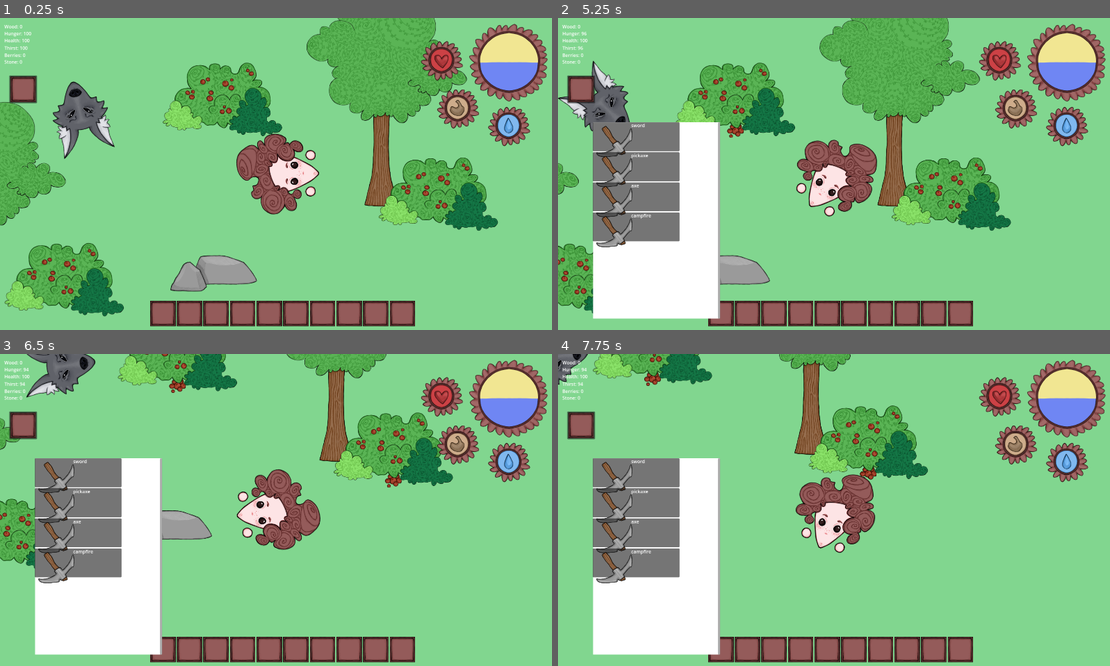
Above: before the commit, frames 1-4 (two rows, left to right).
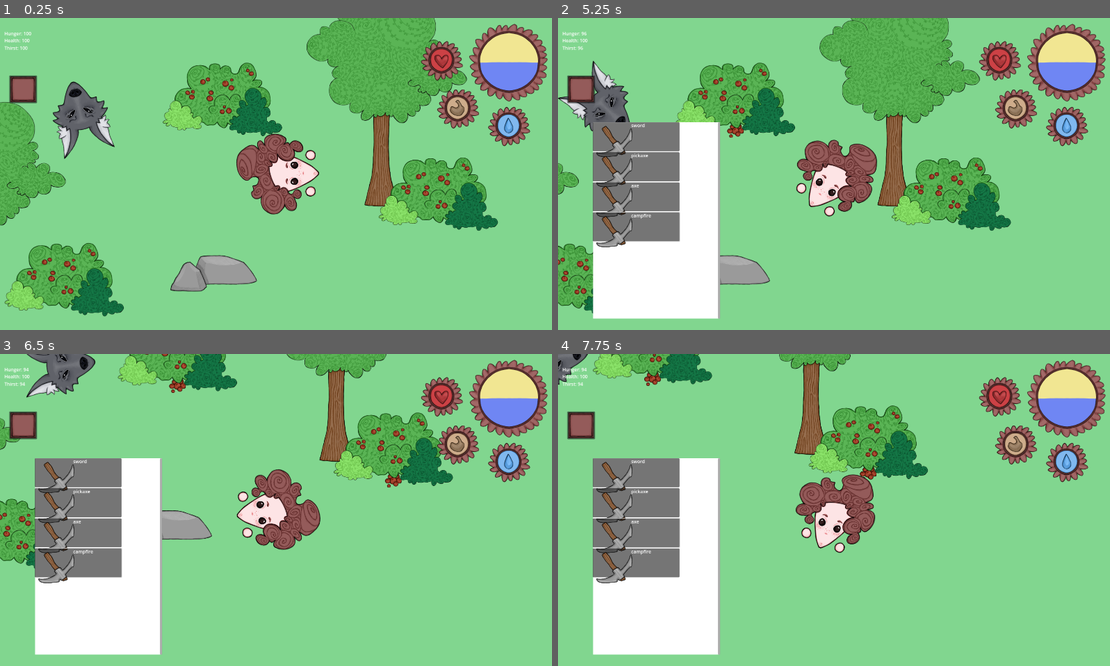
Above: after the commit, the same moments.

Repository: 7riciu/survival-game
Game: Godot game, scene res://scenes/game.tscn
The game is run twice, just before and just after one commit, with the same random seed, the same clock (stepped at 60 frames per second) and the same inputs.
Inputs (mouse positions are in pixels of both pictures, inside the frame that each line leads up to):
- Up to frame 1 (0.25 s): no input
- Up to frame 2 (5.25 s): click (580, 89) at 0.5 s; click "sword" at 1.25 s; click "pickaxe" at 2 s; click "axe" at 2.75 s; click "campfire" at 3.5 s; tap Enter at 4.25 s; move the mouse to (955, 158) at 4.27 s; hold Right (right) 4.28-5 s; tap E (e) at 4.35 s; tap 1 (slot 1, bound only after the commit) at 4.55 s; click (723, 314) at 5.02 s
- Up to frame 3 (6.5 s): move the mouse to (165, 525) at 5.77 s; hold Down (down) from 5.78 s (still down); tap 1 (slot 1, bound only after the commit) at 5.85 s; tap E (e) at 6.05 s
- Up to frame 4 (7.75 s): move the mouse to (889, 441) at 6.52 s; release Down (down) at 6.53 s; hold Right (right) 6.53-7.28 s; click (889, 441) at 6.6 s; tap 1 (slot 1, bound only after the commit) at 6.8 s; move the mouse to (806, 572) at 7.27 s; hold Up (up) from 7.28 s (still down); tap E (e) at 7.35 s

The runs differ from the first frame. In frame 1, 3.9% of the frame differs, in the area x 0-76%, y 2-99%; in frame 2, 3.8%; in frame 3, 3.8%; in frame 4, 3.8%.
Error after the commit: Parse Error: Expected resource path after "(". (res://scripts/inventory.gd:51)

Commit message:
Tools are also added to the inventory slots :)

Diff:
--- /dev/null
+++ b/items/axe.tres
@@ -0,0 +1,10 @@
+[gd_resource type="Resource" script_class="ItemData" load_steps=3 format=3 uid="uid://b6sit7ecnj3gy"]
+
+[ext_resource type="Texture2D" uid="uid://d1ejn2c17mv4r" path="res://assets/pickaxe.png" id="1_vijfb"]
+[ext_resource type="Script" uid="uid://bof21d5yvrto7" path="res://items/items_data.gd" id="2_o1dmp"]
+
+[resource]
+script = ExtResource("2_o1dmp")
+id = "axe"
+display_name = "axe"
+icon = ExtResource("1_vijfb")
--- /dev/null
+++ b/items/pickaxe.tres
@@ -0,0 +1,10 @@
+[gd_resource type="Resource" script_class="ItemData" load_steps=3 format=3 uid="uid://dw8t85ratw6w3"]
+
+[ext_resource type="Texture2D" uid="uid://d1ejn2c17mv4r" path="res://assets/pickaxe.png" id="1_ixunl"]
+[ext_resource type="Script" uid="uid://bof21d5yvrto7" path="res://items/items_data.gd" id="2_0tumq"]
+
+[resource]
+script = ExtResource("2_0tumq")
+id = "pickaxe"
+display_name = "pickaxe"
+icon = ExtResource("1_ixunl")
--- /dev/null
+++ b/items/sword.tres
@@ -0,0 +1,10 @@
+[gd_resource type="Resource" script_class="ItemData" load_steps=3 format=3 uid="uid://623jwm14c7mh"]
+
+[ext_resource type="Texture2D" uid="uid://d1ejn2c17mv4r" path="res://assets/pickaxe.png" id="1_bikib"]
+[ext_resource type="Script" uid="uid://bof21d5yvrto7" path="res://items/items_data.gd" id="2_s2bgj"]
+
+[resource]
+script = ExtResource("2_s2bgj")
+id = "sword"
+display_name = "sword"
+icon = ExtResource("1_bikib")
--- a/project.godot
+++ b/project.godot
@@ -66,6 +66,56 @@
 "events": [Object(InputEventKey,"resource_local_to_scene":false,"resource_name":"","device":-1,"window_id":0,"alt_press …(192 unchanged characters)…
 ]
 }
+"slot 1"={
+"deadzone": 0.2,
+"events": [Object(InputEventKey,"resource_local_to_scene":false,"resource_name":"","device":-1,"window_id":0,"alt_pressed":false,"shift_pressed":false,"ctrl_pressed":false,"meta_pressed":false,"pressed":false,"keycode":0,"physical_keycode":49,"key_label":0,"unicode":49,"location":0,"echo":false,"script":null)
+]
+}
+"slot 2"={
+"deadzone": 0.2,
+"events": [Object(InputEventKey,"resource_local_to_scene":false,"resource_name":"","device":-1,"window_id":0,"alt_pressed":false,"shift_pressed":false,"ctrl_pressed":false,"meta_pressed":false,"pressed":false,"keycode":0,"physical_keycode":50,"key_label":0,"unicode":50,"location":0,"echo":false,"script":null)
+]
+}
+"slot 3"={
+"deadzone": 0.2,
+"events": [Object(InputEventKey,"resource_local_to_scene":false,"resource_name":"","device":-1,"window_id":0,"alt_pressed":false,"shift_pressed":false,"ctrl_pressed":false,"meta_pressed":false,"pressed":false,"keycode":0,"physical_keycode":51,"key_label":0,"unicode":51,"location":0,"echo":false,"script":null)
+]
+}
+"slot 4"={
+"deadzone": 0.2,
+"events": [Object(InputEventKey,"resource_local_to_scene":false,"resource_name":"","device":-1,"window_id":0,"alt_pressed":false,"shift_pressed":false,"ctrl_pressed":false,"meta_pressed":false,"pressed":false,"keycode":0,"physical_keycode":52,"key_label":0,"unicode":52,"location":0,"echo":false,"script":null)
+]
+}
+"slot 5"={
+"deadzone": 0.2,
+"events": [Object(InputEventKey,"resource_local_to_scene":false,"resource_name":"","device":-1,"window_id":0,"alt_pressed":false,"shift_pressed":false,"ctrl_pressed":false,"meta_pressed":false,"pressed":false,"keycode":0,"physical_keycode":53,"key_label":0,"unicode":53,"location":0,"echo":false,"script":null)
+]
+}
+"slot 6"={
+"deadzone": 0.2,
+"events": [Object(InputEventKey,"resource_local_to_scene":false,"resource_name":"","device":-1,"window_id":0,"alt_pressed":false,"shift_pressed":false,"ctrl_pressed":false,"meta_pressed":false,"pressed":false,"keycode":0,"physical_keycode":54,"key_label":0,"unicode":54,"location":0,"echo":false,"script":null)
+]
+}
+"slot 7"={
+"deadzone": 0.2,
+"events": [Object(InputEventKey,"resource_local_to_scene":false,"resource_name":"","device":-1,"window_id":0,"alt_pressed":false,"shift_pressed":false,"ctrl_pressed":false,"meta_pressed":false,"pressed":false,"keycode":0,"physical_keycode":55,"key_label":0,"unicode":55,"location":0,"echo":false,"script":null)
+]
+}
+"slot 8"={
+"deadzone": 0.2,
+"events": [Object(InputEventKey,"resource_local_to_scene":false,"resource_name":"","device":-1,"window_id":0,"alt_pressed":false,"shift_pressed":false,"ctrl_pressed":false,"meta_pressed":false,"pressed":false,"keycode":0,"physical_keycode":56,"key_label":0,"unicode":56,"location":0,"echo":false,"script":null)
+]
+}
+"slot 9"={
+"deadzone": 0.2,
+"events": [Object(InputEventKey,"resource_local_to_scene":false,"resource_name":"","device":-1,"window_id":0,"alt_pressed":false,"shift_pressed":false,"ctrl_pressed":false,"meta_pressed":false,"pressed":false,"keycode":0,"physical_keycode":57,"key_label":0,"unicode":57,"location":0,"echo":false,"script":null)
+]
+}
+"slot 10"={
+"deadzone": 0.2,
+"events": [Object(InputEventKey,"resource_local_to_scene":false,"resource_name":"","device":-1,"window_id":0,"alt_pressed":false,"shift_pressed":false,"ctrl_pressed":false,"meta_pressed":false,"pressed":false,"keycode":0,"physical_keycode":48,"key_label":0,"unicode":48,"location":0,"echo":false,"script":null)
+]
+}
 
 [rendering]
 
--- a/scenes/ui.tscn
+++ b/scenes/ui.tscn
@@ -1,11 +1,8 @@
-[gd_scene load_steps=20 format=3 uid="uid://ddckudl6jhlc2"]
+[gd_scene load_steps=14 format=3 uid="uid://ddckudl6jhlc2"]
 
 [ext_resource type="Script" uid="uid://gwybqpokg854" path="res://scripts/health_ui.gd" id="2_x4jx1"]
 [ext_resource type="Script" uid="uid://d3degbt5mne77" path="res://scripts/hunger_ui.gd" id="3_yev5y"]
 [ext_resource type="Script" uid="uid://bu4p6m0k68h5m" path="res://scripts/thirst_ui.gd" id="4_gdt2y"]
-[ext_resource type="Script" uid="uid://bxm30oci8mlcx" path="res://scripts/axe.gd" id="7_p7vwb"]
-[ext_resource type="Script" uid="uid://cxf6rismvej6m" path="res://scripts/pickaxe.gd" id="8_ktti3"]
-[ext_resource type="Script" uid="uid://csjqh0nu6koci" path="res://scripts/sword.gd" id="9_cgfq5"]
 [ext_resource type="PackedScene" uid="uid://cg8nq1md32ss0" path="res://scenes/inventory.tscn" id="10_7dvkv"]
 [ext_resource type="Texture2D" uid="uid://ld4b1xhx5eij" path="res://assets/timer.png" id="11_qsv74"]
 [ext_resource type="Texture2D" uid="uid://23i7cskrgvnl" path="res://assets/bar background.png" id="12_8k7j3"]
@@ -17,60 +14,7 @@
 [ext_resource type="Texture2D" uid="uid://bere6hsd7d6mr" path="res://assets/thirst bar.png" id="17_ycmcx"]
 [ext_resource type="PackedScene" uid="uid://b0u27jjfpiqce" path="res://scenes/crafting_button.tscn" id="19_jkdwc"]
 
-[sub_resource type="GDScript" id="GDScript_f7tlh"]
-script/source = "extends Label
-
-var amount = 0
-
-func stone_count():
-	amount += 2
-	self.text = \"Stone: \" + str(amount)
-"
-
-[sub_resource type="GDScript" id="GDScript_cof4p"]
-script/source = "extends Label
-
-var amount = 0
-
-func tree_wood_count():
-	amount += 10
-	self.text = \"Wood: \" + str(amount)
-"
-
-[sub_resource type="GDScript" id="GDScript_8k7j3"]
-script/source = "extends Label
-
-var amount = 0
-
-func berry_collect():
-	amount += 1
-	self.text = \"Berries: \" + str(amount)
-
-func berry_eat():
-	amount -= 1
-	self.text = \"Berries: \" + str(amount)
-"
-
 [node name="UI" type="CanvasLayer"]
-
-[node name="stone count" type="Label" parent="." groups=["stone_ui"]]
-offset_left = 15.0
-offset_top = 140.0
-offset_right = 111.0
-offset_bottom = 163.0
-text = "Stone: 0"
-script = SubResource("GDScript_f7tlh")
-
-[node name="wood count" type="Label" parent="." groups=["wood_ui"]]
-anchors_preset = -1
-anchor_right = 0.055000003
-anchor_bottom = 0.035
-offset_left = 15.0
-offset_top = 18.0
-offset_right = 6.6399994
-offset_bottom = 18.32
-text = "Wood: 0"
-script = SubResource("GDScript_cof4p")
 
 [node name="health" type="Label" parent="." groups=["health_ui"]]
 offset_left = 15.0
@@ -95,39 +39,6 @@
 offset_bottom = 115.0
 text = "Thirst: 100"
 script = ExtResource("4_gdt2y")
-
-[node name="berry" type="Label" parent="." groups=["berry_ui"]]
-offset_left = 15.0
-offset_top = 117.0
-offset_right = 109.0
-offset_bottom = 140.0
-text = "Berries: 0"
-script = SubResource("GDScript_8k7j3")
-
-[node name="axe" type="Button" parent="."]
-offset_left = 652.0
-offset_top = 16.0
-offset_right = 691.0
-offset_bottom = 51.0
-text = "axe"
-expand_icon = true
-script = ExtResource("7_p7vwb")
-
-[node name="pickaxe" type="Button" parent="."]
-offset_left = 710.0
-offset_top = 18.0
-offset_right = 777.0
-offset_bottom = 49.0
-text = "pickaxe"
-script = ExtResource("8_ktti3")
-
-[node name="sword" type="Button" parent="."]
-offset_left = 575.0
-offset_top = 22.0
-offset_right = 631.0
-offset_bottom = 53.0
-text = "sword"
-script = ExtResource("9_cgfq5")
 
 [node name="Inventory" parent="." instance=ExtResource("10_7dvkv")]
 anchors_preset = 15
@@ -212,7 +123,3 @@
 offset_top = 199.0
 offset_right = 32.0
 offset_bottom = 199.0
-
-[connection signal="pressed" from="axe" to="axe" method="_on_pressed"]
-[connection signal="pressed" from="pickaxe" to="pickaxe" method="_on_pressed"]
-[connection signal="pressed" from="sword" to="sword" method="_on_pressed"]
--- a/scripts/axe.gd
+++ /dev/null
@@ -1,28 +0,0 @@
-extends Button
-
-@onready var inventory = get_tree().get_first_node_in_group("inventory")
-@onready var player = get_tree().get_first_node_in_group("player")
-
-@export var wood_item: ItemData = preload("res://items/wood.tres")
-@export var stone_item: ItemData = preload("res://items/stone.tres")
-var stone_amount
-var wood_amount
-
-func _ready() -> void:
-	self.visible = false
-
-func _process(_delta: float) -> void:
-	stone_amount = inventory_data.items.get(stone_item, 0)
-	wood_amount = inventory_data.items.get(wood_item, 0)
-
-	if stone_amount >= 10 and wood_amount >= 10:
-		self.visible = true
-	else:
-		self.visible = false
-
-func _on_pressed() -> void:
-	if stone_amount >= 10 and wood_amount >= 10:
-		inventory_data.remove(stone_item, 10)
-		inventory_data.remove(wood_item, 10)
-		player.axe_power = 20
-		print("bought")
--- a/scripts/crafting_item.gd
+++ b/scripts/crafting_item.gd
@@ -33,21 +33,27 @@
 			craft_campfire()
 
 func craft_sword():
+	var item = preload("res://items/sword.tres")
 	if stone_amount >= 10 and wood_amount >= 10:
 		inventory_data.remove(stone_item, 10)
 		inventory_data.remove(wood_item, 10)
+		inventory_data.add(item, 1)
 		player.sword_power = 20
 
 func craft_pickaxe():
+	var item = preload("res://items/pickaxe.tres")
 	if stone_amount >= 10 and wood_amount >= 10:
 		inventory_data.remove(stone_item, 10)
 		inventory_data.remove(wood_item, 10)
+		inventory_data.add(item, 1)
 		player.pickaxe_power = 20
 
 func craft_axe():
+	var item = preload("res://items/axe.tres")
 	if stone_amount >= 10 and wood_amount >= 10:
 		inventory_data.remove(stone_item, 10)
 		inventory_data.remove(wood_item, 10)
+		inventory_data.add(item, 1)
 		player.axe_power = 20
 
 func craft_campfire():
--- a/scripts/inventory.gd
+++ b/scripts/inventory.gd
@@ -20,6 +20,10 @@
 
 	refresh()
 
+func _process(_delta: float) -> void:
+	if Input.is_action_just_pressed("slot 1"):
+		select(slots[0].item)
+
 func refresh():
 	var inv_item_scene = preload("res://scenes/inventory_item.tscn")
 
@@ -40,3 +44,8 @@
 		slots[index].item = inv_item
 		slots[index].add_child(inv_item)
 		index += 1
+		print(slots[0].item.item_name)
+
+func select(itm):
+	if itm.is_holdable:
+		var holdable_item_scene = preload()
--- a/scripts/pickaxe.gd
+++ /dev/null
@@ -1,28 +0,0 @@
-extends Button
-
-@onready var inventory = get_tree().get_first_node_in_group("inventory")
-@onready var player = get_tree().get_first_node_in_group("player")
-
-@export var wood_item: ItemData = preload("res://items/wood.tres")
-@export var stone_item: ItemData = preload("res://items/stone.tres")
-var stone_amount
-var wood_amount
-
-func _ready() -> void:
-	self.visible = false
-
-func _process(_delta: float) -> void:
-	stone_amount = inventory_data.items.get(stone_item, 0)
-	wood_amount = inventory_data.items.get(wood_item, 0)
-
-	if stone_amount >= 10 and wood_amount >= 10:
-		self.visible = true
-	else:
-		self.visible = false
-
-func _on_pressed() -> void:
-	if stone_amount >= 10 and wood_amount >= 10:
-		inventory_data.remove(stone_item, 10)
-		inventory_data.remove(wood_item, 10)
-		player.pickaxe_power = 20
-		print("bought")
--- a/scripts/sword.gd
+++ /dev/null
@@ -1,28 +0,0 @@
-extends Button
-
-@onready var inventory = get_tree().get_first_node_in_group("inventory")
-@onready var player = get_tree().get_first_node_in_group("player")
-
-@export var wood_item: ItemData = preload("res://items/wood.tres")
-@export var stone_item: ItemData = preload("res://items/stone.tres")
-var stone_amount
-var wood_amount
-
-func _ready() -> void:
-	self.visible = false
-
-func _process(_delta: float) -> void:
-	stone_amount = inventory_data.items.get(stone_item, 0)
-	wood_amount = inventory_data.items.get(wood_item, 0)
-
-	if stone_amount >= 10 and wood_amount >= 10:
-		self.visible = true
-	else:
-		self.visible = false
-
-func _on_pressed() -> void:
-	if stone_amount >= 10 and wood_amount >= 10:
-		inventory_data.remove(stone_item, 10)
-		inventory_data.remove(wood_item, 10)
-		player.sword_power = 20
-		print("bought")
Not shown, removed: scripts/axe.gd.uid
Not shown, removed: scripts/pickaxe.gd.uid
Not shown, removed: scripts/sword.gd.uid
